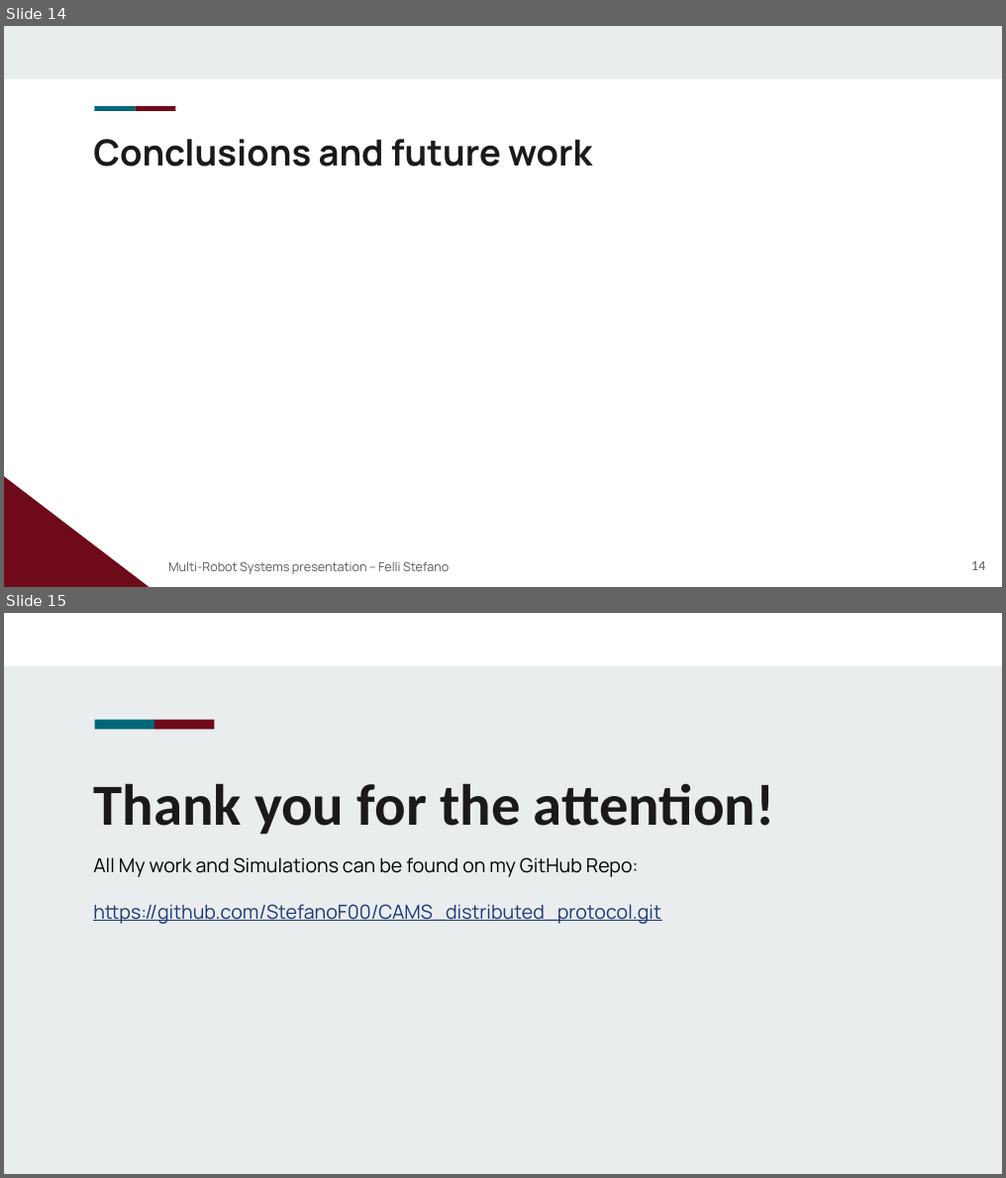
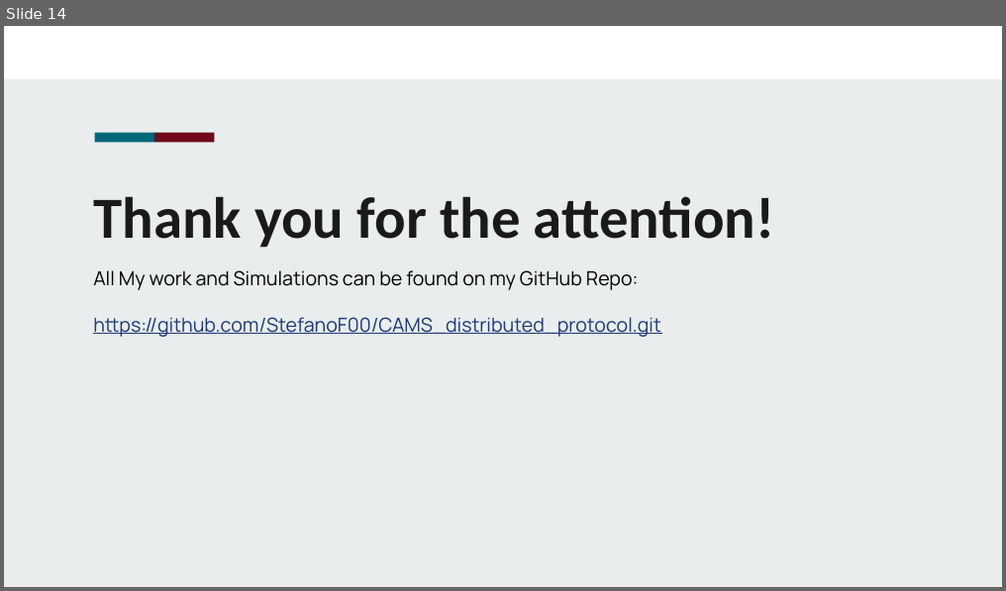
Before and after one commit to StefanoF00/CAMS_distributed_consensus_protocol, a slide deck: CAMS_Presentation.pptx. Shown one above the other, each under a label of ours: slides 14 and 15 before the commit, slide 14 after it. The pictures are 1006x1178 and 1006x591 pixels, drawn with LibreOffice and Linux fonts; fonts in the diff are those of the drawing; grey boxes stand for pictures; background and template pictures are left out. Boxes give left, top, right and bottom in pixels: in the first picture for what was removed or moved away, otherwise in the second. Text is boxed around its words. In the diff, an @@ line names an element or a change of style, - is before the commit and + after.

```diff
--- a/CAMS_Presentation.pptx
+++ b/CAMS_Presentation.pptx
@@ slide 14 removed at [4,26,1002,587], background #FFFFFF @@
@@ rectangle removed at [4,26,1002,78] @@
@@ rectangle removed at [95,106,136,111] @@
@@ rectangle removed at [135,106,175,111] @@
@@ title removed at [93,139,592,167] @@
-Conclusions and future work
@@ right triangle removed at [4,477,149,587] @@
@@ subtitle removed at [168,562,449,574] @@
-Multi-Robot Systems presentation – Felli Stefano
@@ page number removed at [971,562,985,570] @@
-14
@@ what was slide 15 is now slide 14 @@
```
Also in this commit, not shown: 1 slide changed, 4 other files.
